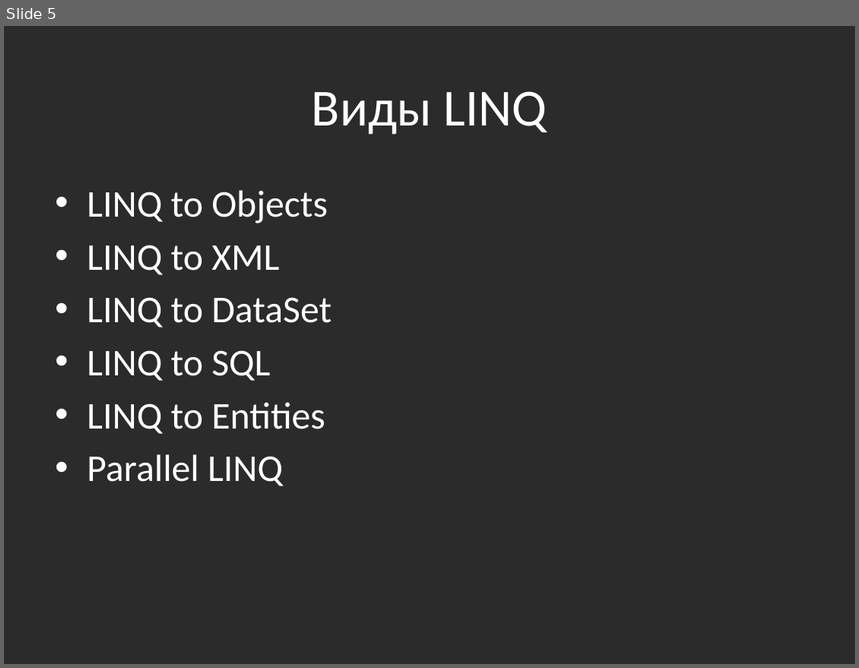
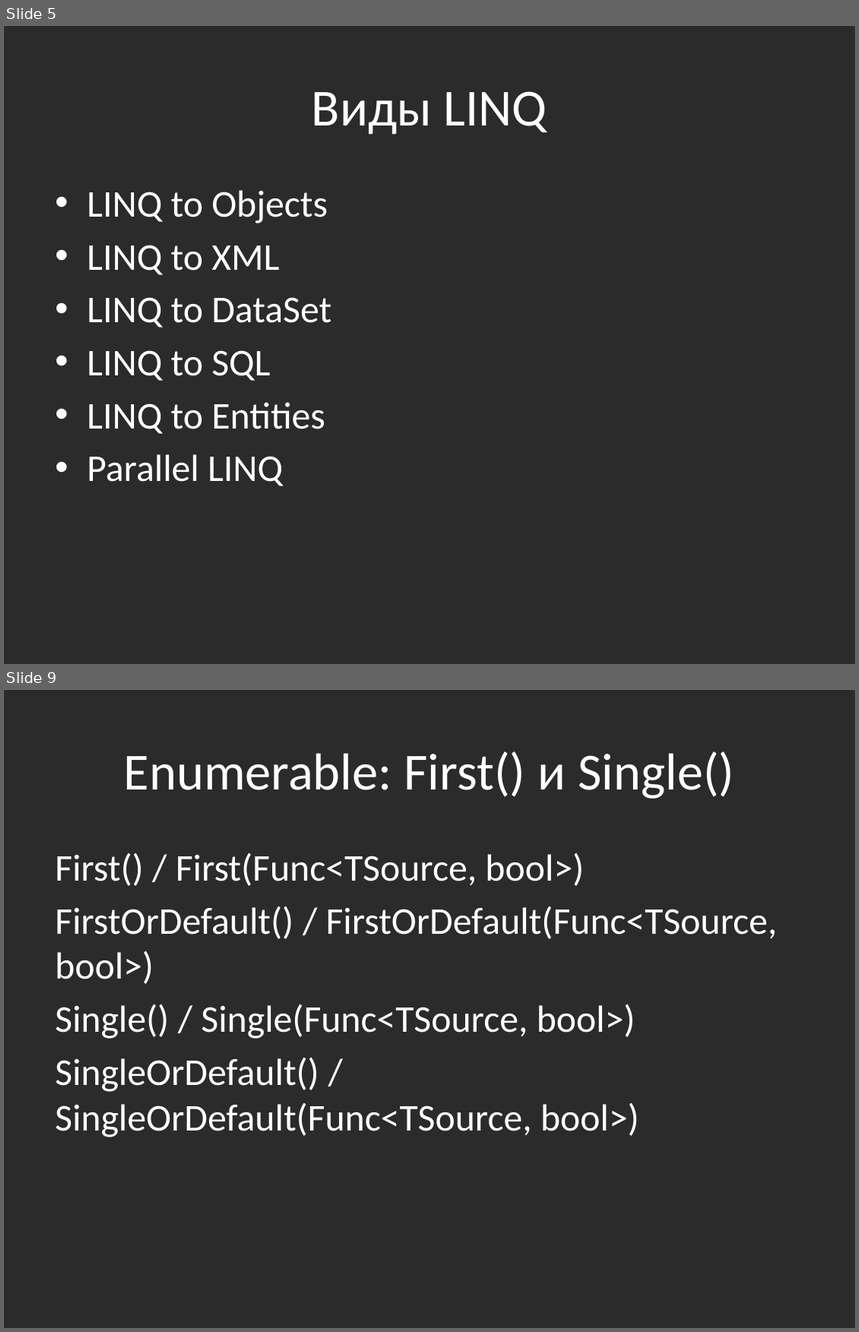
Before and after one commit to bazile/Training, a slide deck: Presentation/lesson-11.pptx. Shown one above the other, each under a label of ours: slide 5 before the commit, slides 5 and 9 after it; the slides between them are not shown. The pictures are 859x668 and 859x1332 pixels, drawn with LibreOffice and Linux fonts; fonts in the diff are those of the drawing; background and template pictures are left out; a plain dark background stands for a picture behind light text. Boxes give left, top, right and bottom in pixels: in the first picture for what was removed or moved away, otherwise in the second. Text is boxed around its words. In the diff, an @@ line names an element or a change of style, - is before the commit and + after.

Commit message:
Added info on Enumerable class to LINQ presentation

```diff
--- a/Presentation/lesson-11.pptx
+++ b/Presentation/lesson-11.pptx
@@ slide 9 added at (4,690,855,1328), background picture (left out) @@
@@ title added at (124,752,734,799), 44 pt, text #FFFFFF @@
+Enumerable: First() и Single()
@@ text added at (55,853,778,1138), 32 pt, text #FFFFFF @@
+First() / First(Func<TSource, bool>)
+FirstOrDefault() / FirstOrDefault(Func<TSource, bool>)
+Single() / Single(Func<TSource, bool>)
+SingleOrDefault() / SingleOrDefault(Func<TSource, bool>)
```
Also in this commit, not shown: 3 slides changed, 1 other slide added, 1 other file.
